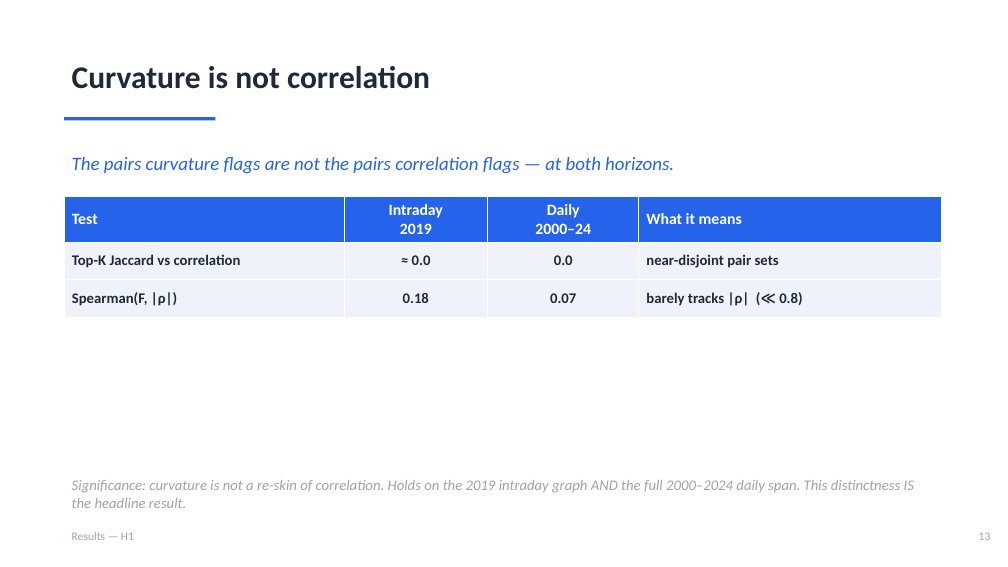
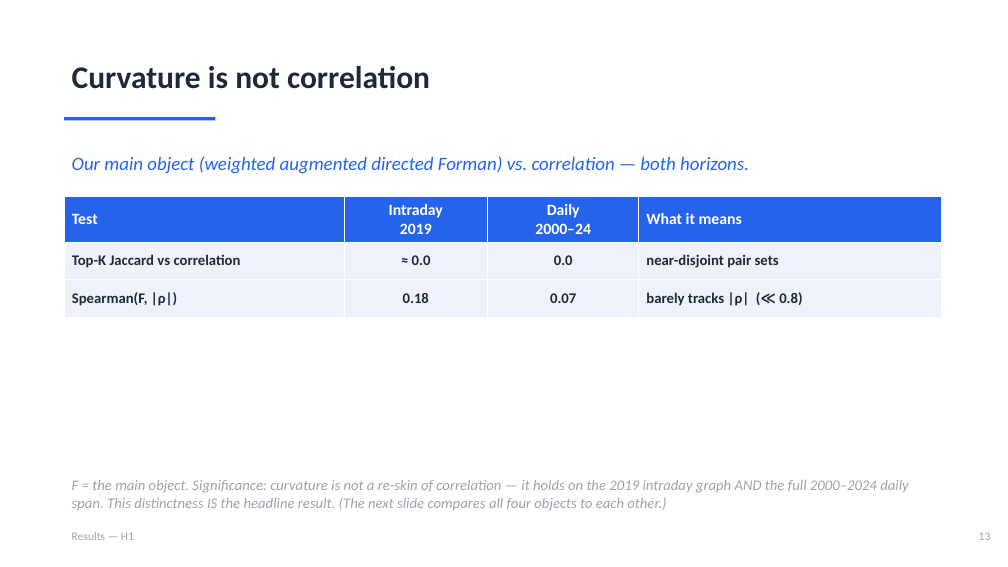
Before and after one commit to ivan-sit/Curvature-Lead-Lag-Model, a slide deck: slide 14 of slides/Ricci_Curvature_LeadLag.pptx. Drawn at 1008x567 pixels with LibreOffice and Linux fonts; fonts in the diff are those of the drawing. Boxes give left, top, right and bottom in pixels: in the first picture for what was removed or moved away, otherwise in the second. Text is boxed around its words. In the diff, an @@ line names an element or a change of style, - is before the commit and + after.

```diff
--- a/slides/Ricci_Curvature_LeadLag.pptx
+++ b/slides/Ricci_Curvature_LeadLag.pptx
@@ text at <box>72,156,749,174</box>: text changed @@
-The pairs curvature flags are not the pairs correlation flags — at both horizons.
+Our main object (weighted augmented directed Forman) vs. correlation — both horizons.
@@ text at <box>72,480,908,511</box>: text changed @@
-Significance: curvature is not a re-skin of correlation. Holds on the 2019 intraday graph AND the full 2000–2024 daily span. This distinctness IS the headline result.
+F = the main object. Significance: curvature is not a re-skin of correlation — it holds on the 2019 intraday graph AND the full 2000–2024 daily span. This distinctness IS the headline result. (The next slide compares all four objects to each other.)
```
Also in this commit, not shown: 4 other slides changed, 1 slide removed, 2 other files.
